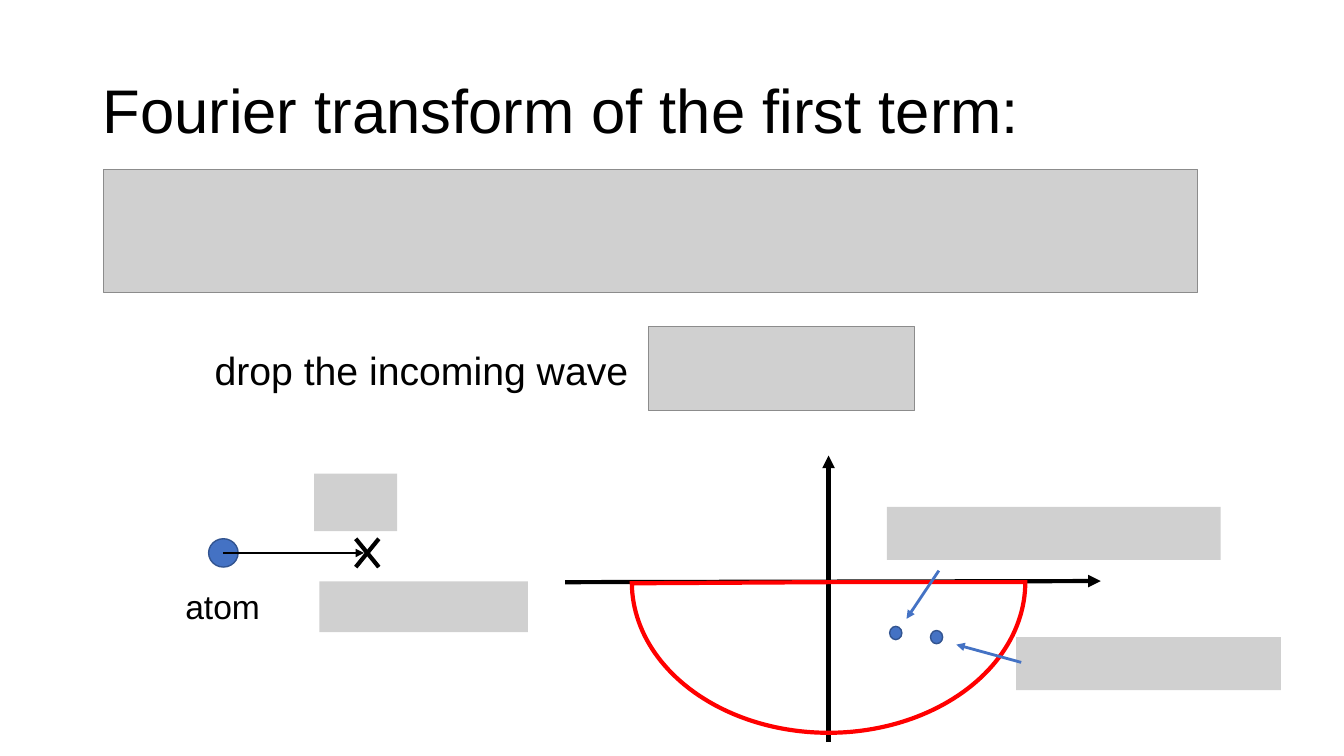
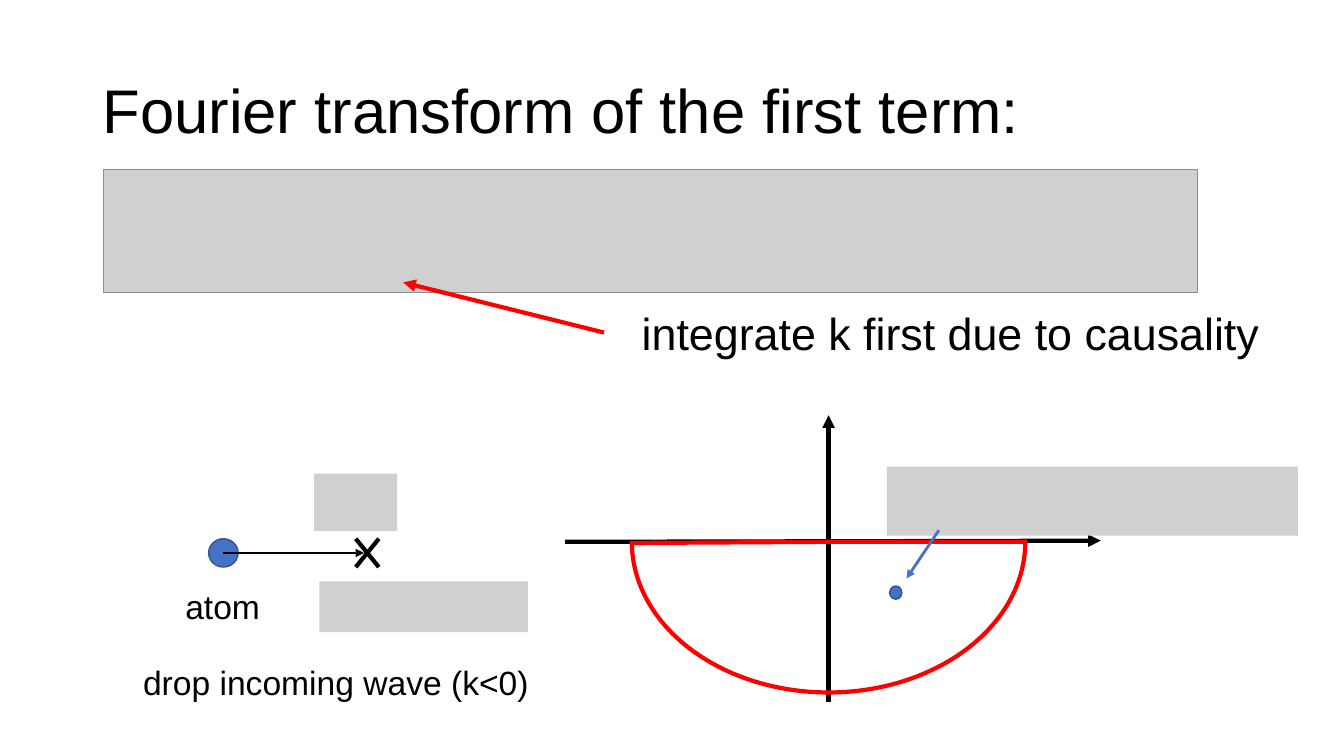
Before and after one commit to youjieyu888/entangle-cascade, a slide deck: slide 11 of Jieyu You.pptx (slide 14 before the commit). Drawn at 1344x756 pixels with LibreOffice and Linux fonts; fonts in the diff are those of the drawing; grey boxes stand for pictures. Boxes give left, top, right and bottom in pixels: in the first picture for what was removed or moved away, otherwise in the second. Text is boxed around its words. In the diff, an @@ line names an element or a change of style, - is before the commit and + after.

```diff
--- a/Jieyu You.pptx
+++ b/Jieyu You.pptx
@@ arrow added from (604, 333) to (403, 282), #FF0000 3 pt @@
@@ text added at box(642, 317, 1259, 359), 32 pt, text #000000 @@
+integrate k first due to causality
@@ picture removed at box(648, 327, 914, 411) @@
@@ picture: place and size @@
-picture at box(887, 507, 1221, 561)
+picture at box(887, 467, 1299, 536)
@@ 3 arrows, 1 pie slice (boxed as its full ellipse), 1 ellipse: place and size @@
-3 arrows, 1 pie slice (boxed as its full ellipse), 1 ellipse at box(566, 432, 1101, 742)
+3 arrows, 1 pie slice (boxed as its full ellipse), 1 ellipse at box(566, 391, 1101, 702)
@@ ellipse removed at box(931, 631, 943, 644) @@
@@ arrow removed from (1021, 662) to (957, 644) @@
@@ picture removed at box(1016, 637, 1281, 691) @@
@@ text at box(143, 670, 528, 702): text changed; size 28 to 24 pt @@
-drop the incoming wave
+drop incoming wave (k<0)
```
Also in this commit, not shown: 5 other slides changed, 1 slide added, 8 slides removed, 6 other files.
